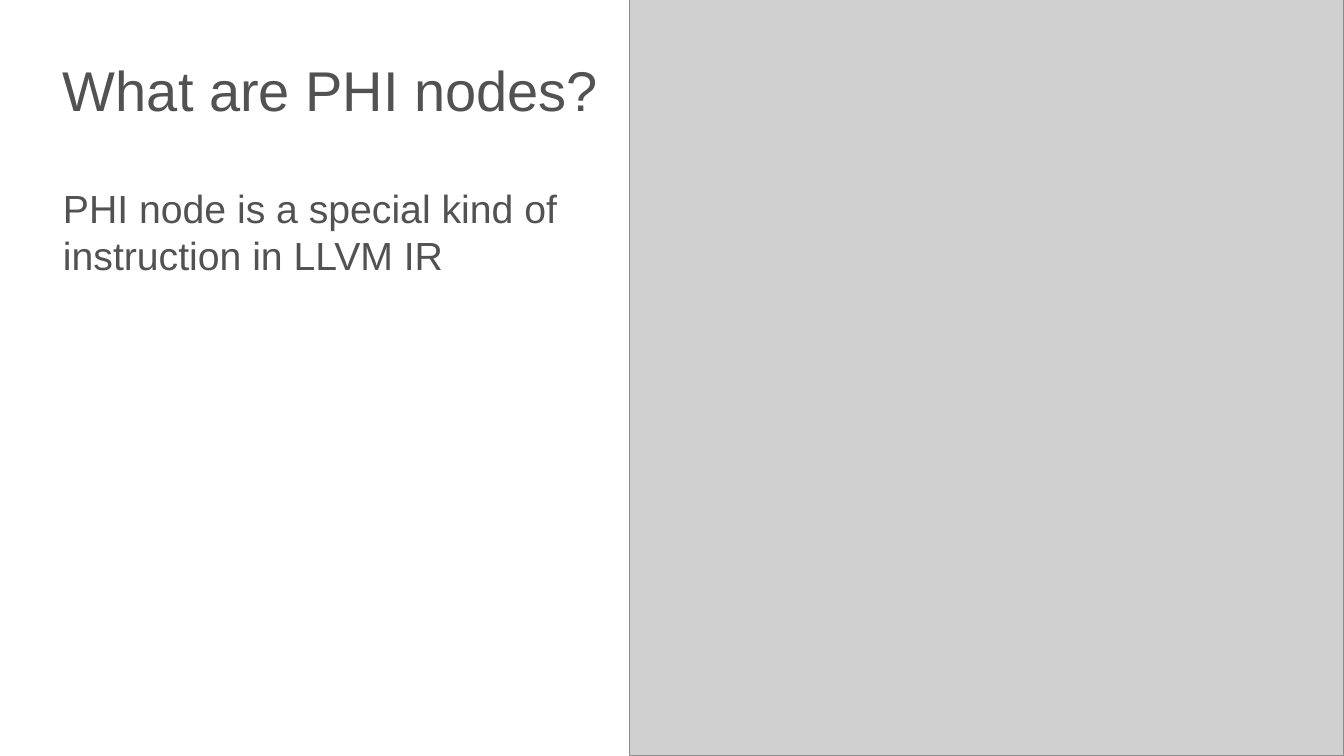
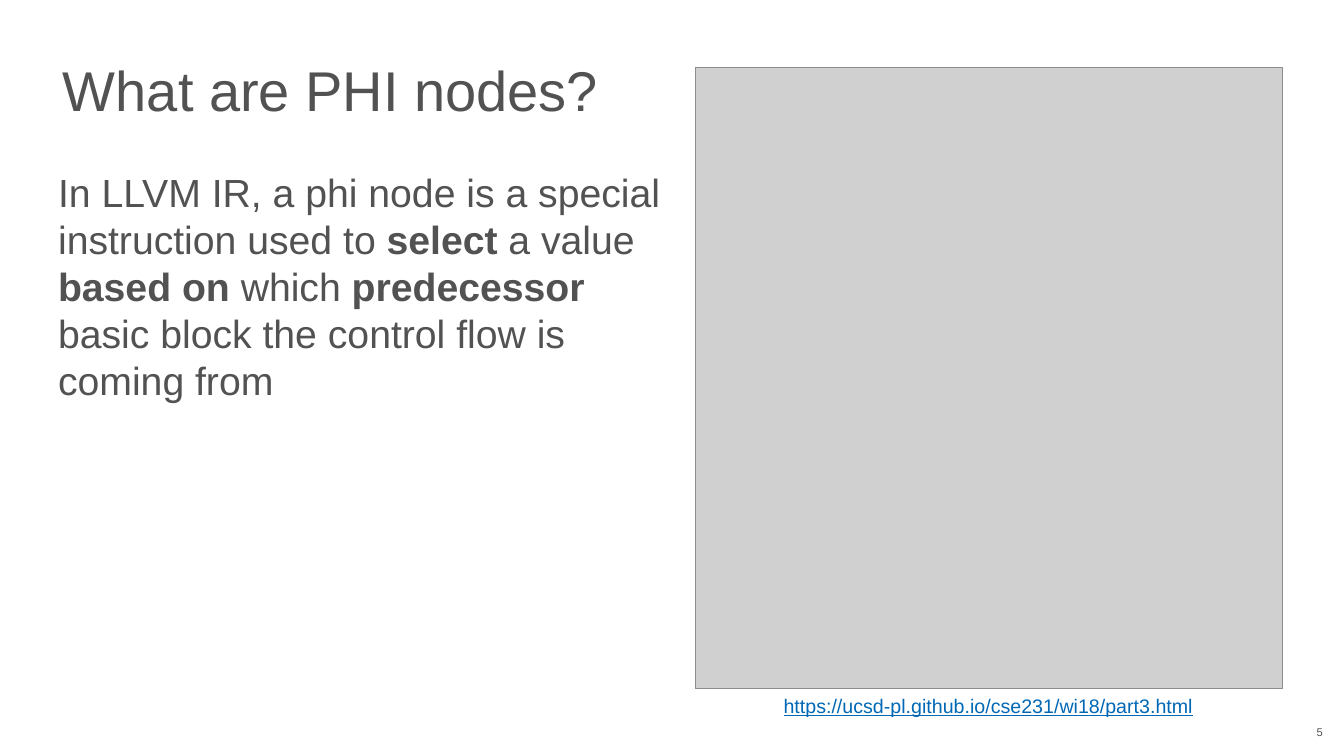
Before and after one commit to NN-complr-tech/Complr-course-lectures, a slide deck: slide 5 of 05-Optimizations-1.pptx. Drawn at 1344x756 pixels with LibreOffice and Linux fonts; fonts in the diff are those of the drawing; grey boxes stand for pictures. Boxes give left, top, right and bottom in pixels: in the first picture for what was removed or moved away, otherwise in the second. Text is boxed around its words. In the diff, an @@ line names an element or a change of style, - is before the commit and + after.

```diff
--- a/05-Optimizations-1.pptx
+++ b/05-Optimizations-1.pptx
@@ picture: place and size @@
-picture at bbox=[630, 0, 1344, 756]
+picture at bbox=[696, 68, 1284, 689]
@@ text at bbox=[58, 178, 660, 403]: text changed @@
-PHI node is a special kind of instruction in LLVM IR
+In LLVM IR, a phi node is a special instruction used to select a value based on which predecessor basic block the control flow is coming from
@@ text added at bbox=[784, 698, 1193, 717], 14 pt, text #0068B5, underline @@
+https://ucsd-pl.github.io/cse231/wi18/part3.html
@@ page number added at bbox=[1317, 728, 1323, 736], 8 pt, text #525252 @@
+5
```
Also in this commit, not shown: 22 other slides changed, 3 slides added, 1 slide removed.
